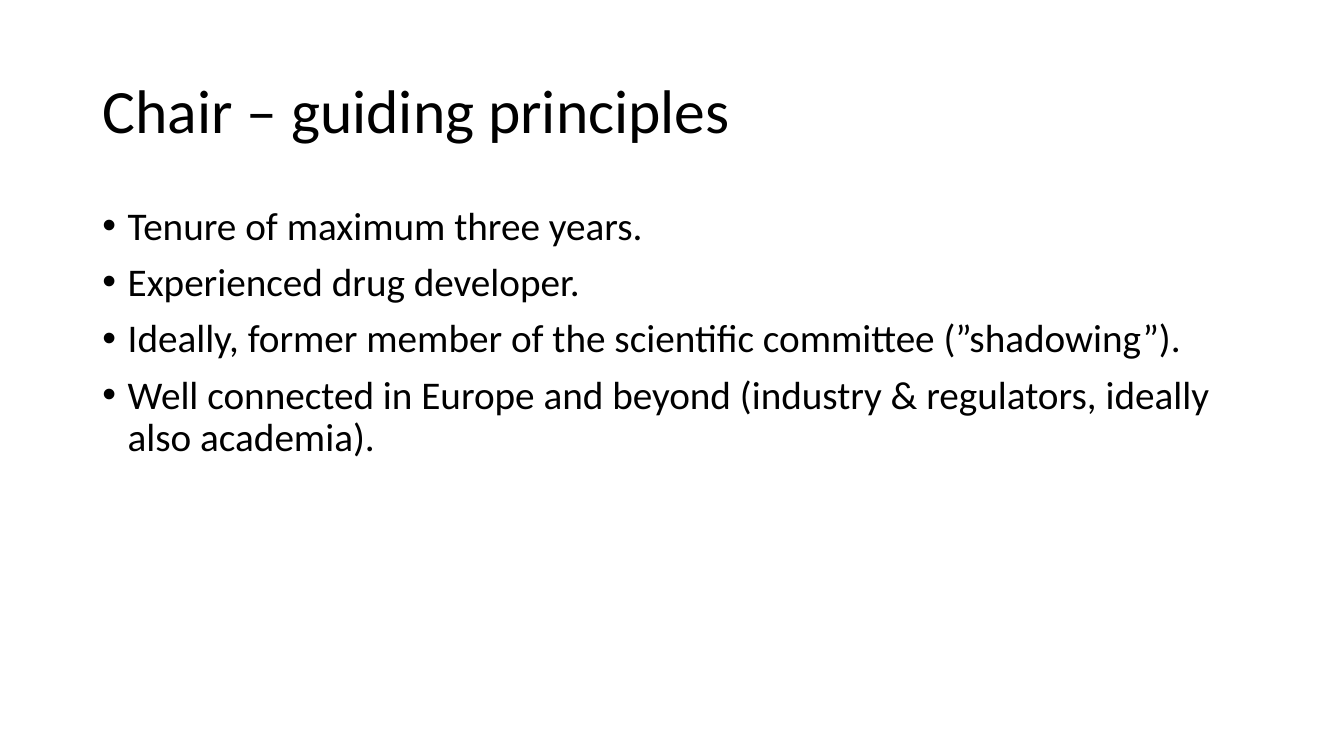
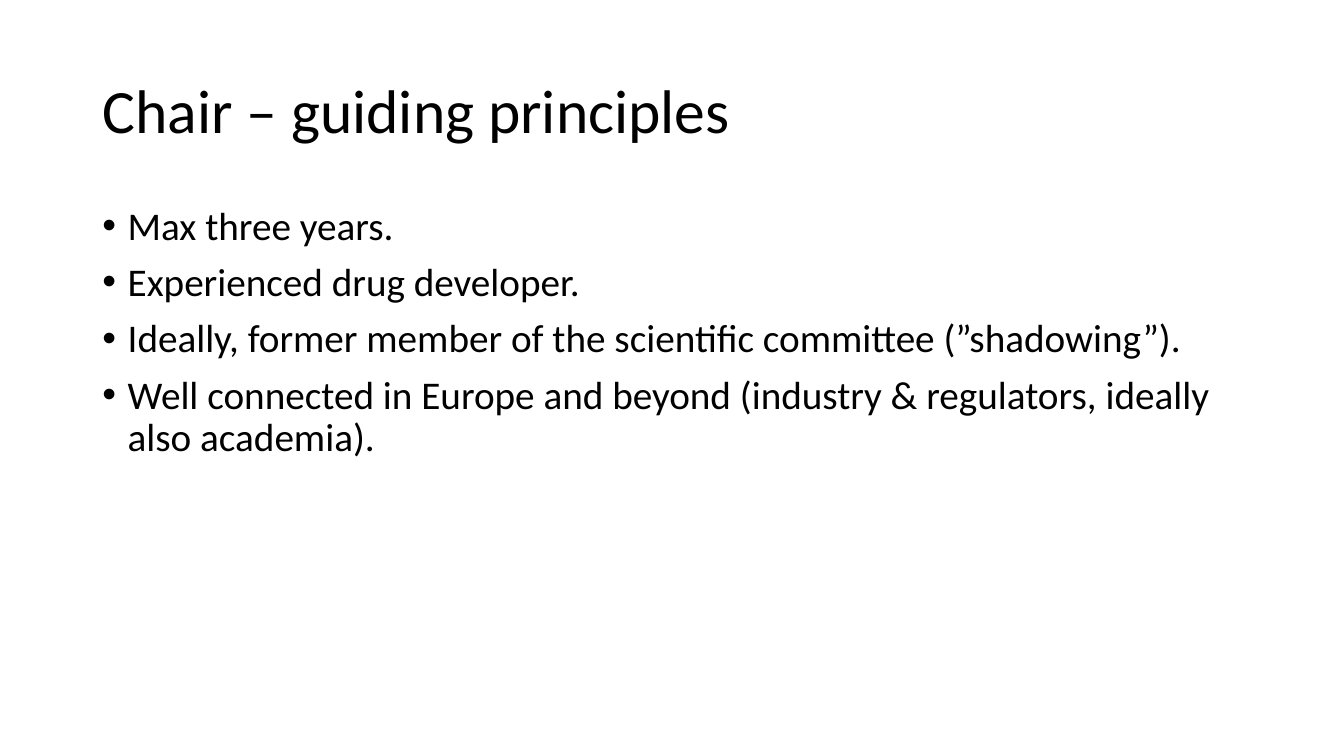
Before and after one commit to efspieurope/workshop, a slide deck: slide 15 of data/EFSPI_Workshop_Principles_SciCom.pptx (slide 7 before the commit). Drawn at 1344x756 pixels with LibreOffice and Linux fonts; fonts in the diff are those of the drawing. Boxes give left, top, right and bottom in pixels: in the first picture for what was removed or moved away, otherwise in the second. Text is boxed around its words. In the diff, an @@ line names an element or a change of style, - is before the commit and + after.

```diff
--- a/data/EFSPI_Workshop_Principles_SciCom.pptx
+++ b/data/EFSPI_Workshop_Principles_SciCom.pptx
@@ text at bbox=[128, 212, 394, 247]: text changed @@
-• Tenure of maximum three years.
+• Max three years.
```
Also in this commit, not shown: 5 other slides changed, 9 slides added, 1 slide removed, 5 other files.
